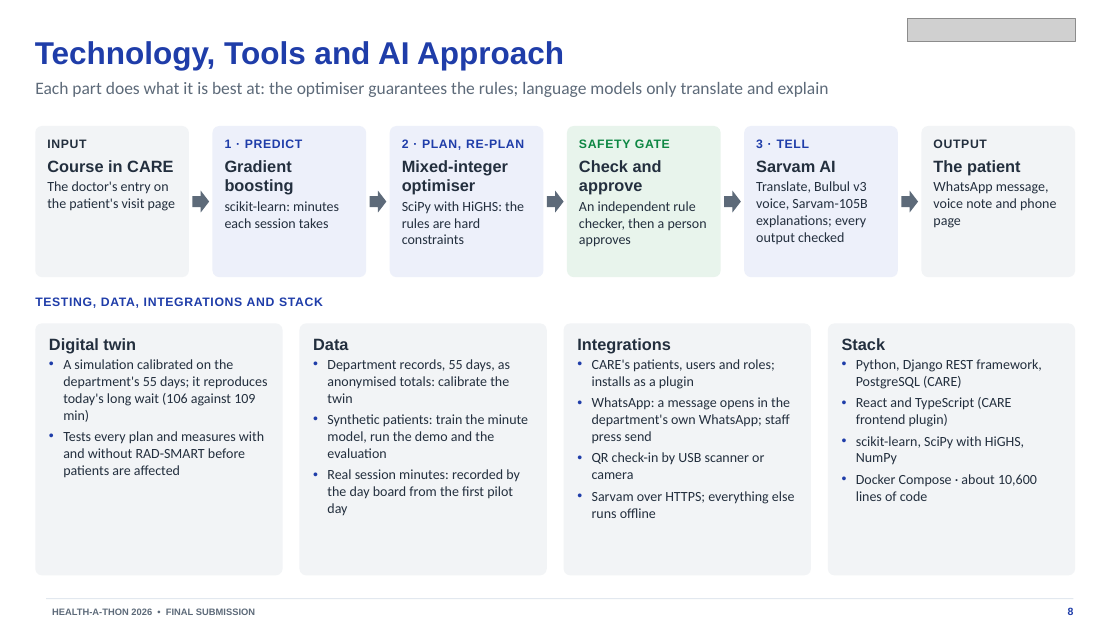
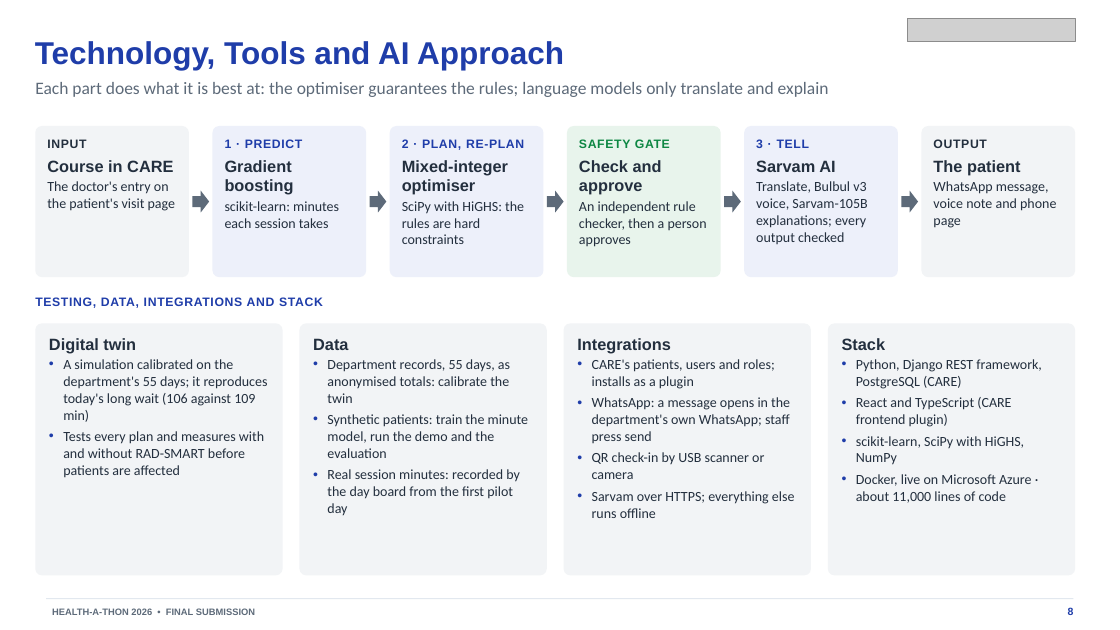
Before and after one commit to psraghothamrao8/RAD-SMART, a slide deck: slide 8 of docs/RAD-SMART_Phase2_Submission.pptx. Drawn at 1120x630 pixels with LibreOffice and Linux fonts; fonts in the diff are those of the drawing; grey boxes stand for pictures. Boxes give left, top, right and bottom in pixels: in the first picture for what was removed or moved away, otherwise in the second. Text is boxed around its words. In the diff, an @@ line names an element or a change of style, - is before the commit and + after.

```diff
--- a/docs/RAD-SMART_Phase2_Submission.pptx
+++ b/docs/RAD-SMART_Phase2_Submission.pptx
@@ text in rounded rectangle at [856, 474, 1032, 503]: text changed @@
-• Docker Compose · about 10,600 lines of code
+• Docker, live on Microsoft Azure · about 11,000 lines of code
```
Also in this commit, not shown: 4 other slides changed, 26 other files.
